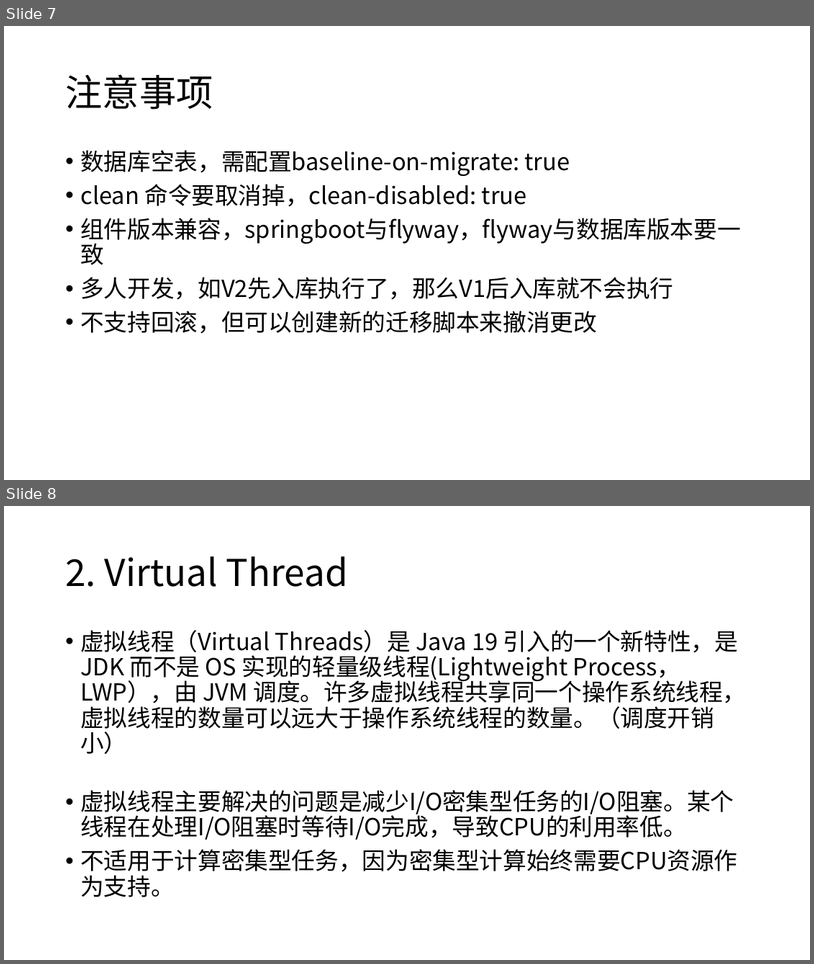
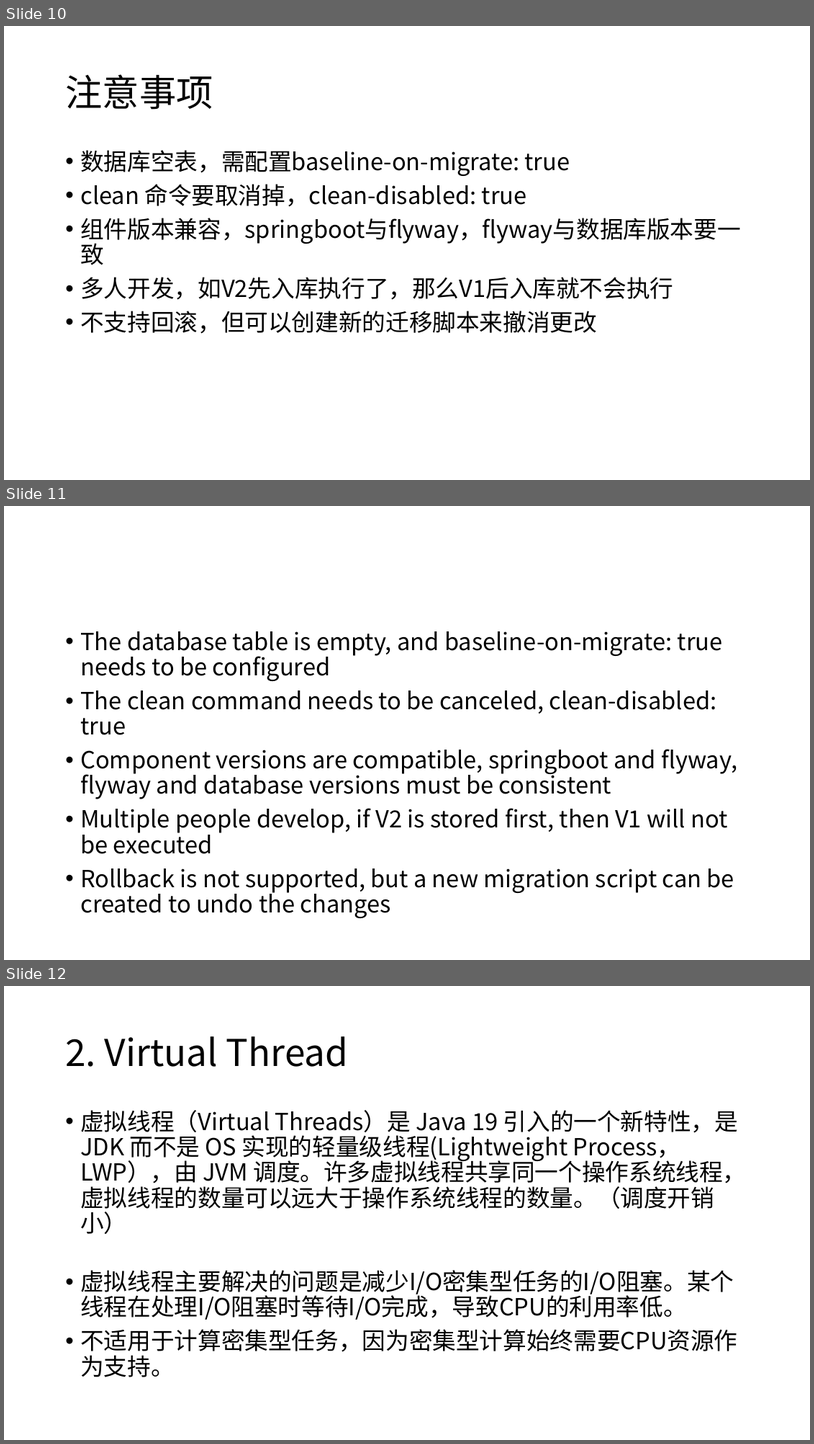
Before and after one commit to martin-ding/springboot-newfeature, a slide deck: 演示文稿1.pptx. Shown one above the other, each under a label of ours: slides 7 and 8 before the commit, slides 10, 11 and 12 after it. The pictures are 814x964 and 814x1444 pixels, drawn with LibreOffice and Linux fonts; fonts in the diff are those of the drawing. Boxes give left, top, right and bottom in pixels: in the first picture for what was removed or moved away, otherwise in the second. Text is boxed around its words. In the diff, an @@ line names an element or a change of style, - is before the commit and + after.

```diff
--- a/演示文稿1.pptx
+++ b/演示文稿1.pptx
@@ slide 11 added at (x1=4, y1=506, x2=810, y2=960), background #FFFFFF @@
@@ text added at (x1=80, y1=631, x2=738, y2=918), 28 pt, text #000000 @@
+• The database table is empty, and baseline-on-migrate: true needs to be configured
+• The clean command needs to be canceled, clean-disabled: true
+• Component versions are compatible, springboot and flyway, flyway and database versions must be consistent
+• Multiple people develop, if V2 is stored first, then V1 will not be executed
+• Rollback is not supported, but a new migration script can be created to undo the changes
@@ what was slide 7 is now slide 10 @@
@@ what was slide 8 is now slide 12 @@
```
Also in this commit, not shown: 7 other slides added, 1 slide removed, 4 other files.
